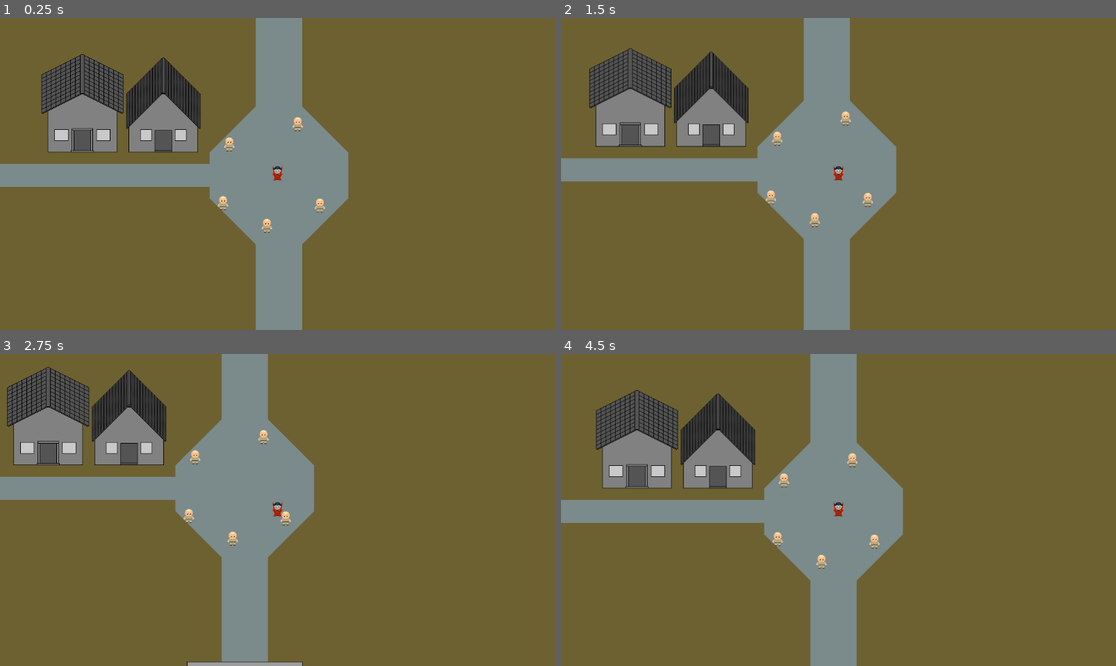
Above: before the commit, frames 1-4 (two rows, left to right).
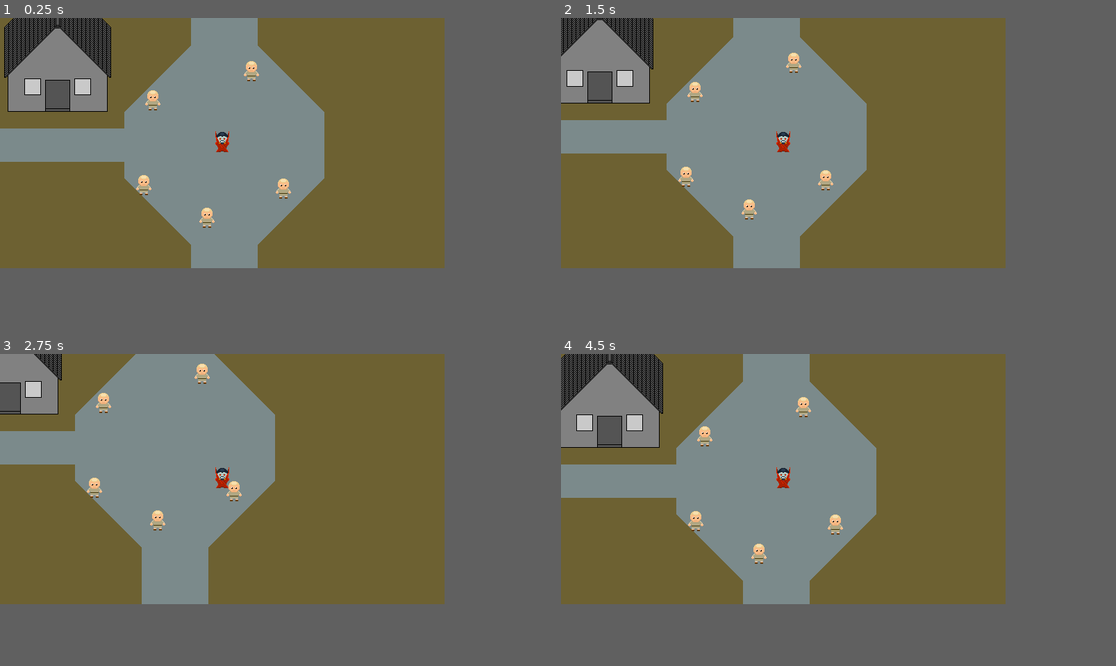
Above: after the commit, the same moments.

Repository: DeadDie44/VampireWillSurvive
Game: Godot game, scene res://assets/scenes/start.tscn
Two runs of this game, one before a commit and one after it. Both use one fixed random seed, a clock stepped at 60 frames per second and the inputs below. Before the commit the project has no main scene; this scene is started directly in both runs.
Inputs:
- Up to frame 1 (0.25 s): no input
- Up to frame 2 (1.5 s): tap Enter at 0.5 s; hold Right (ui_right) 0.53-1.28 s; hold Down (ui_down) from 1.28 s (still down)
- Up to frame 3 (2.75 s): release Down (ui_down) at 2.03 s; hold Right (ui_right) from 2.03 s (still down)
- Up to frame 4 (4.5 s): release Right (ui_right) at 2.78 s; hold Up (ui_up) 2.78-3.53 s; hold Left (ui_left) from 3.53 s (still down)
In our replay, the window is 799x449 before the commit and 640x360 after it. These sizes can differ from the game's own. Grey fills any space a smaller window leaves; there, only what the larger window draws over its background counts as a difference.

The runs differ from the first frame. In frame 1, 26% of the frame differs, in the area x 0-63%, y 0-100%; in frame 2, 26%; in frame 3, 24%; in frame 4, 26%, in the area x 0-62%, y 0-100%.

Commit message:
updated project structure, removed old folders

Diff:
--- a/Assets/Scenes/Start.tscn
+++ /dev/null
@@ -1,3 +0,0 @@
-[gd_scene format=3 uid="uid://b10uui2gvrif3"]
-
-[node name="Node2D" type="Node2D"]
--- a/Scripts/Start.gd
+++ /dev/null
@@ -1,11 +0,0 @@
-extends Node2D
-
-
-# Called when the node enters the scene tree for the first time.
-func _ready():
-	pass # Replace with function body.
-
-
-# Called every frame. 'delta' is the elapsed time since the previous frame.
-func _process(delta):
-	pass
--- a/project.godot
+++ b/project.godot
@@ -11,9 +11,53 @@
 [application]
 
 config/name="VampireWillSurvive"
+run/main_scene="res://assets/scenes/start.tscn"
 config/features=PackedStringArray("4.2", "Mobile")
 config/icon="res://icon.svg"
 
+[display]
+
+window/size/viewport_width=640
+window/size/viewport_height=360
+window/size/mode=2
+window/stretch/mode="canvas_items"
+
+[input]
+
+ui_left={
+"deadzone": 0.5,
+"events": [Object(InputEventKey,"resource_local_to_scene":false,"resource_name":"","device":0,"window_id":0,"alt_pressed":false,"shift_pressed":false,"ctrl_pressed":false,"meta_pressed":false,"pressed":false,"keycode":4194319,"physical_keycode":0,"key_label":0,"unicode":0,"echo":false,"script":null)
+, Object(InputEventJoypadButton,"resource_local_to_scene":false,"resource_name":"","device":0,"button_index":13,"pressure":0.0,"pressed":false,"script":null)
+, Object(InputEventJoypadMotion,"resource_local_to_scene":false,"resource_name":"","device":0,"axis":0,"axis_value":-1.0,"script":null)
+, Object(InputEventKey,"resource_local_to_scene":false,"resource_name":"","device":-1,"window_id":0,"alt_pressed":false,"shift_pressed":false,"ctrl_pressed":false,"meta_pressed":false,"pressed":false,"keycode":0,"physical_keycode":65,"key_label":0,"unicode":1092,"echo":false,"script":null)
+]
+}
+ui_right={
+"deadzone": 0.5,
+"events": [Object(InputEventKey,"resource_local_to_scene":false,"resource_name":"","device":0,"window_id":0,"alt_pressed":false,"shift_pressed":false,"ctrl_pressed":false,"meta_pressed":false,"pressed":false,"keycode":4194321,"physical_keycode":0,"key_label":0,"unicode":0,"echo":false,"script":null)
+, Object(InputEventJoypadButton,"resource_local_to_scene":false,"resource_name":"","device":0,"button_index":14,"pressure":0.0,"pressed":false,"script":null)
+, Object(InputEventJoypadMotion,"resource_local_to_scene":false,"resource_name":"","device":0,"axis":0,"axis_value":1.0,"script":null)
+, Object(InputEventKey,"resource_local_to_scene":false,"resource_name":"","device":-1,"window_id":0,"alt_pressed":false,"shift_pressed":false,"ctrl_pressed":false,"meta_pressed":false,"pressed":false,"keycode":0,"physical_keycode":68,"key_label":0,"unicode":1074,"echo":false,"script":null)
+]
+}
+ui_up={
+"deadzone": 0.5,
+"events": [Object(InputEventKey,"resource_local_to_scene":false,"resource_name":"","device":0,"window_id":0,"alt_pressed":false,"shift_pressed":false,"ctrl_pressed":false,"meta_pressed":false,"pressed":false,"keycode":4194320,"physical_keycode":0,"key_label":0,"unicode":0,"echo":false,"script":null)
+, Object(InputEventJoypadButton,"resource_local_to_scene":false,"resource_name":"","device":0,"button_index":11,"pressure":0.0,"pressed":false,"script":null)
+, Object(InputEventJoypadMotion,"resource_local_to_scene":false,"resource_name":"","device":0,"axis":1,"axis_value":-1.0,"script":null)
+, Object(InputEventKey,"resource_local_to_scene":false,"resource_name":"","device":-1,"window_id":0,"alt_pressed":false,"shift_pressed":false,"ctrl_pressed":false,"meta_pressed":false,"pressed":false,"keycode":0,"physical_keycode":87,"key_label":0,"unicode":1094,"echo":false,"script":null)
+]
+}
+ui_down={
+"deadzone": 0.5,
+"events": [Object(InputEventKey,"resource_local_to_scene":false,"resource_name":"","device":0,"window_id":0,"alt_pressed":false,"shift_pressed":false,"ctrl_pressed":false,"meta_pressed":false,"pressed":false,"keycode":4194322,"physical_keycode":0,"key_label":0,"unicode":0,"echo":false,"script":null)
+, Object(InputEventJoypadButton,"resource_local_to_scene":false,"resource_name":"","device":0,"button_index":12,"pressure":0.0,"pressed":false,"script":null)
+, Object(InputEventJoypadMotion,"resource_local_to_scene":false,"resource_name":"","device":0,"axis":1,"axis_value":1.0,"script":null)
+, Object(InputEventKey,"resource_local_to_scene":false,"resource_name":"","device":-1,"window_id":0,"alt_pressed":false,"shift_pressed":false,"ctrl_pressed":false,"meta_pressed":false,"pressed":false,"keycode":0,"physical_keycode":83,"key_label":0,"unicode":1099,"echo":false,"script":null)
+]
+}
+
 [rendering]
 
+textures/canvas_textures/default_texture_filter=0
 renderer/rendering_method="mobile"
Binary file removed: Assets/Sprites/characters.png
Not shown, removed: Assets/Sprites/characters.png.import
